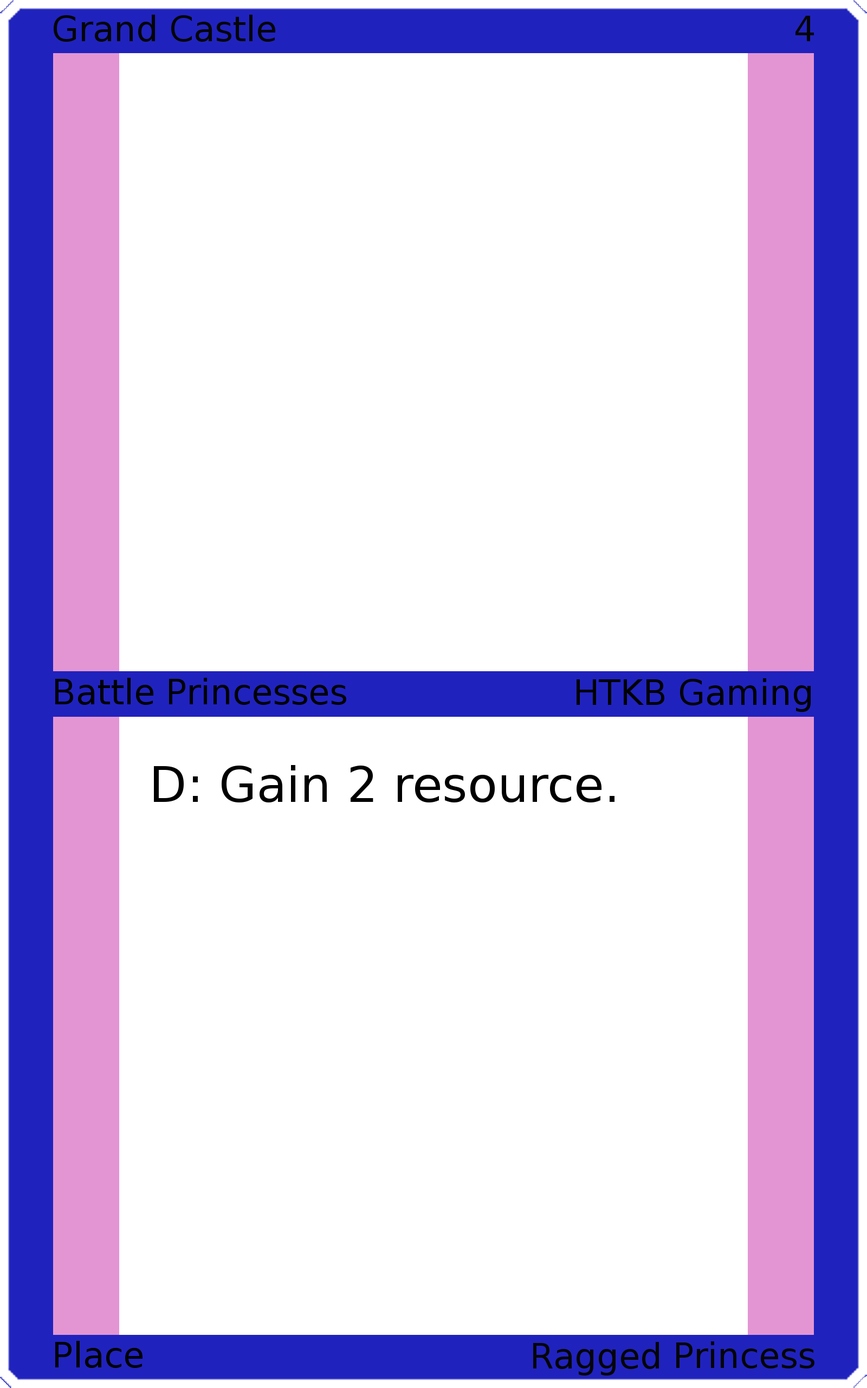
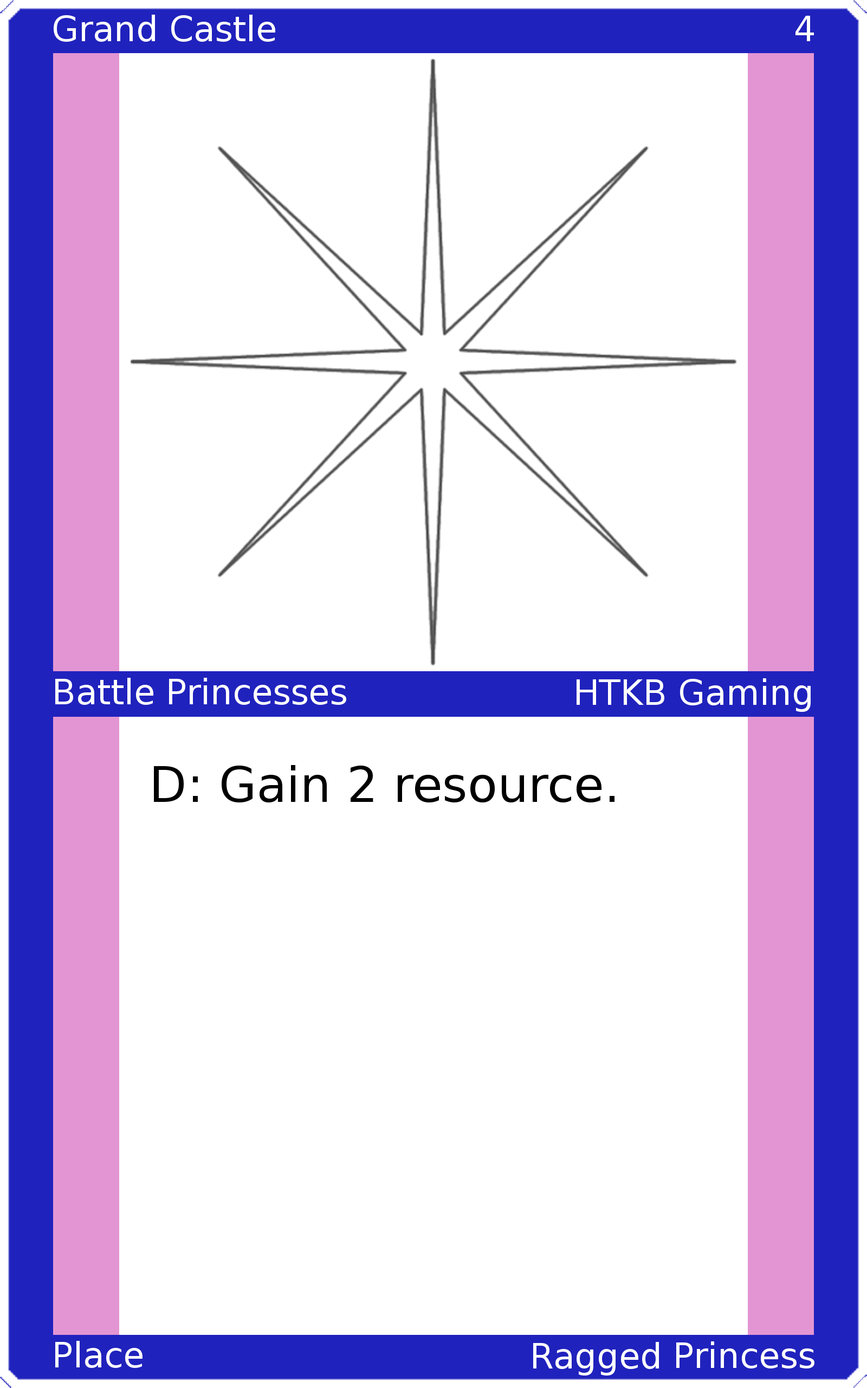
Layers edited between the first and the second 867×1388 image:
painted on "Upper Left" over 53, 14, 276, 42
painted on "Upper Right" over 795, 15, 815, 42
painted on "Mid Left" over 55, 677, 347, 705
painted on "Mid Right" over 576, 678, 811, 712
painted on "Bottom Left" over 55, 1340, 143, 1368
painted on "Bottom Right" over 533, 1340, 815, 1376
added layer "Art" above "Top Background" over 129, 57, 738, 666
